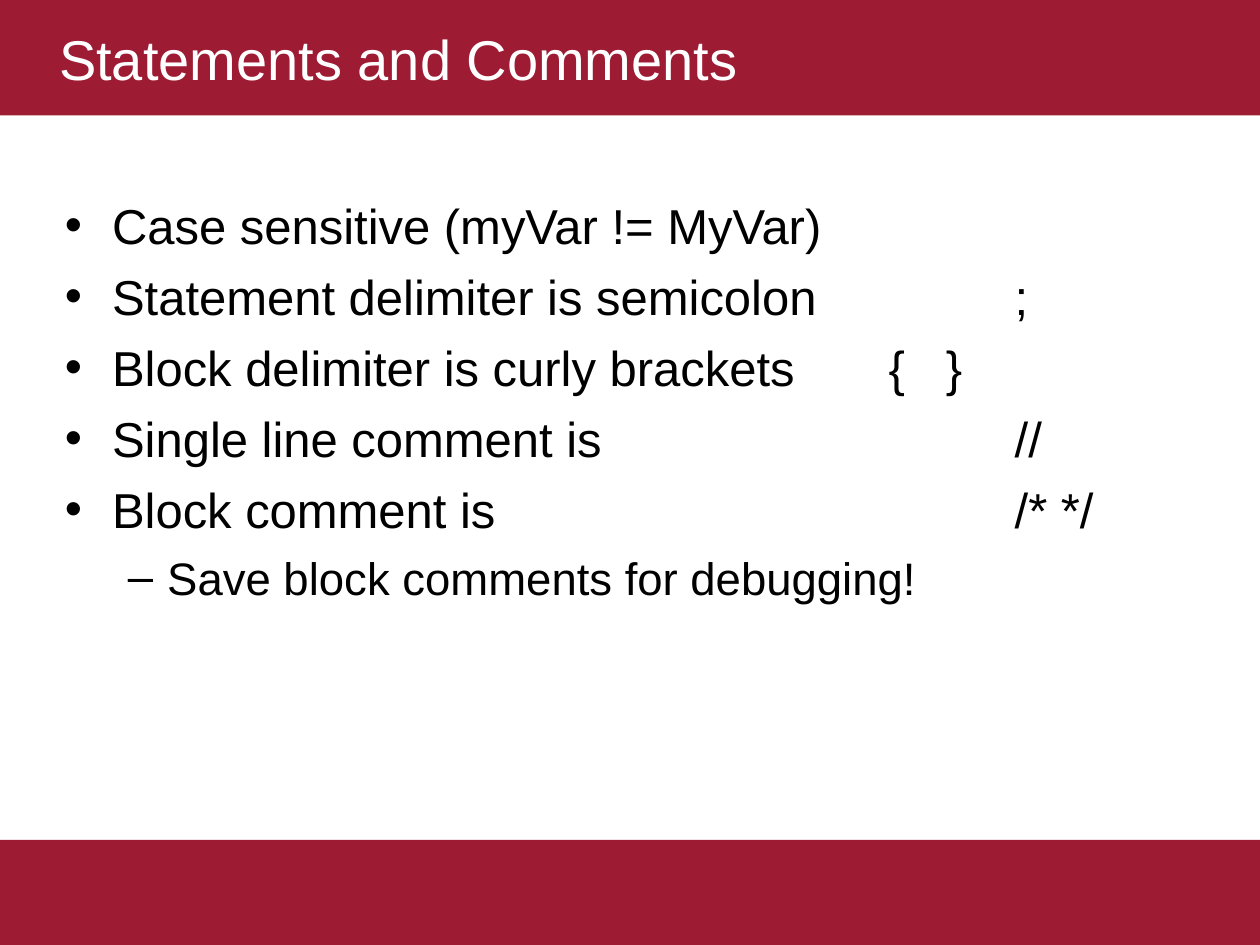
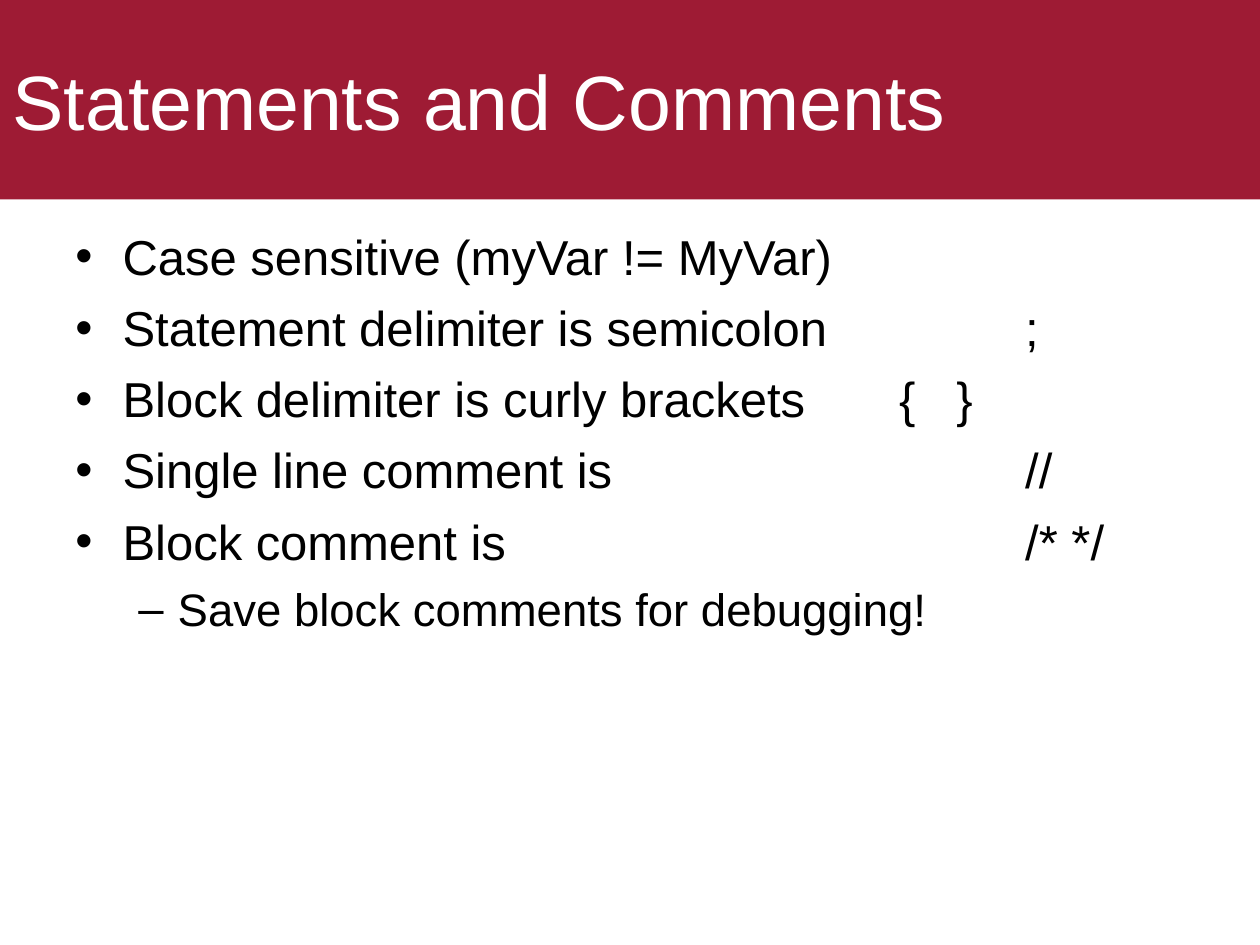
Before and after one commit to ekof-dss/teaching-samples-2021-22, a slide deck: slide 12 of presentations/01-c-sharp-procedural.ppt (slide 8 before the commit). Drawn at 1260x945 pixels with LibreOffice and Linux fonts; fonts in the diff are those of the drawing. Boxes give left, top, right and bottom in pixels: in the first picture for what was removed or moved away, otherwise in the second. Text is boxed around its words. In the diff, an @@ line names an element or a change of style, - is before the commit and + after.

```diff
--- a/presentations/01-c-sharp-procedural.ppt
+++ b/presentations/01-c-sharp-procedural.ppt
@@ title "Statements and Comments" resized from (x1=0, y1=0, x2=1260, y2=116) to (x1=0, y1=0, x2=1260, y2=199) @@
@@ title "Statements and Comments" at (x1=0, y1=0, x2=1260, y2=199): size 32 to 44 pt; indent changed @@
@@ text "Case sensitive (myVar != MyVar)" moved from (x1=112, y1=208, x2=915, y2=604) to (x1=123, y1=239, x2=926, y2=636) @@
@@ rectangle removed at (x1=0, y1=840, x2=1260, y2=945) @@
```
Also in this commit, not shown: 13 other slides changed, 5 slides added, 3 slides removed, 2 other files.
